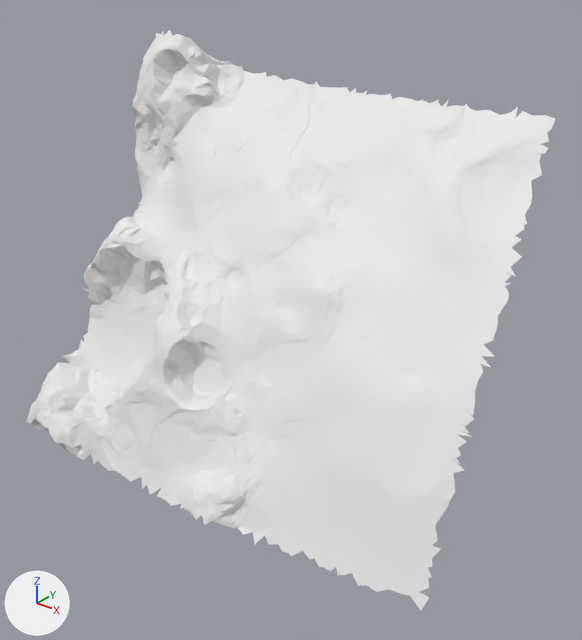
Before and after pictures for a commit that changed the glTF model moon small_tiles/tile_080.glb.
Both versions are drawn from a camera (50 mm lens) standing at (6.67, -29.96, 20.26) and looking at (1.6, -23.62, 16.33). The lights are fixed; the arrows at lower left show +X, +Y and +Z. The first picture is the older version. Vertices at exactly the same position are counted once.

In view in the first picture: 't80'.
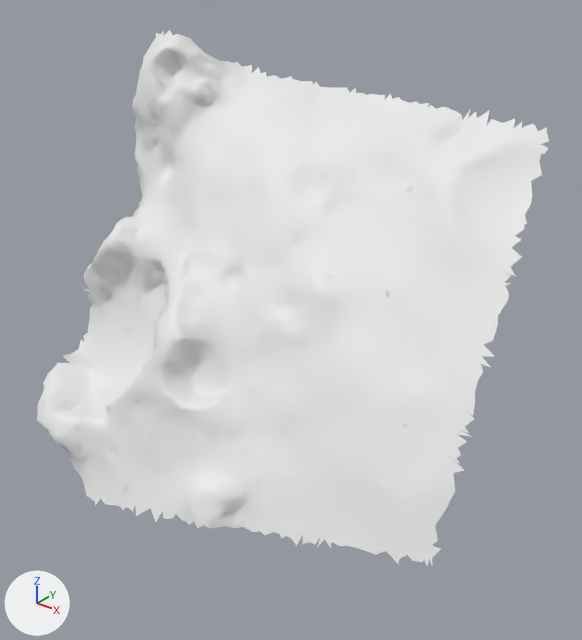
Pixel boxes (x1, y1, x2, y2) of what changed, in the pictures (582 x 640 px):
't80', reshaped (7% shorter)
    before: (27, 30, 555, 610)
    after: (37, 30, 549, 567)
part 1 of me_t80, reshaped
    before: (27, 384, 432, 610)
    after: (64, 449, 224, 529)
part 2 of me_t80, deleted
    before: (364, 91, 555, 132)
part 3 of me_t80, added
    after: (232, 62, 313, 84)

Patch to the scene script:
```diff
--- a/moon small_tiles/tile_080.glb.py
+++ b/moon small_tiles/tile_080.glb.py
@@ me_t80 @@
 # used by ob_t80; location = (0.0, 0.0, 0.0)
-me_t80.from_pydata(...)  # 4794 vertices, 9294 faces; spans x -1.42..4.09, y -25.47..-21.82, z 14.4..19.15
+me_t80.from_pydata(...)  # 4741 vertices, 9185 faces; spans x -1.42..4.05, y -25.47..-21.9, z 14.11..19.15
+# me_t80 part 1
+# 105 vertices are removed from x -1.41..4.09, y -25.39..-24.54, z 14.4..14.97
+# 208 faces are deleted
+# 68 vertices are added at x -0.58..1.76, y -25.45..-25.21, z 14.11..14.61
+# 132 new faces join them
+# me_t80 part 2
+# 22 vertices are removed from x 1.47..3.6, y -22.08..-21.82, z 18.44..18.6
+# 45 faces are deleted
+# me_t80 part 3
+# 6 vertices are added at (-0.5, -22.3, 18.74), (-0.03, -22.22, 18.74), (-0.12, -22.23, 18.76), (-0.3, -22.31, 18.78), (0.73, -22.14, 18.64), (0.45, -22.17, 18.67)
+# 12 new faces join them
```
